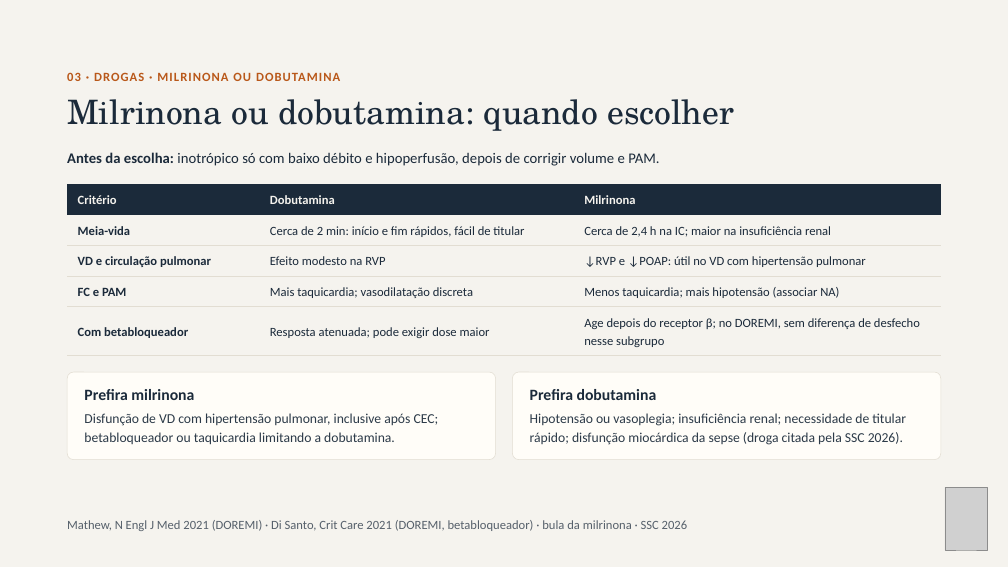
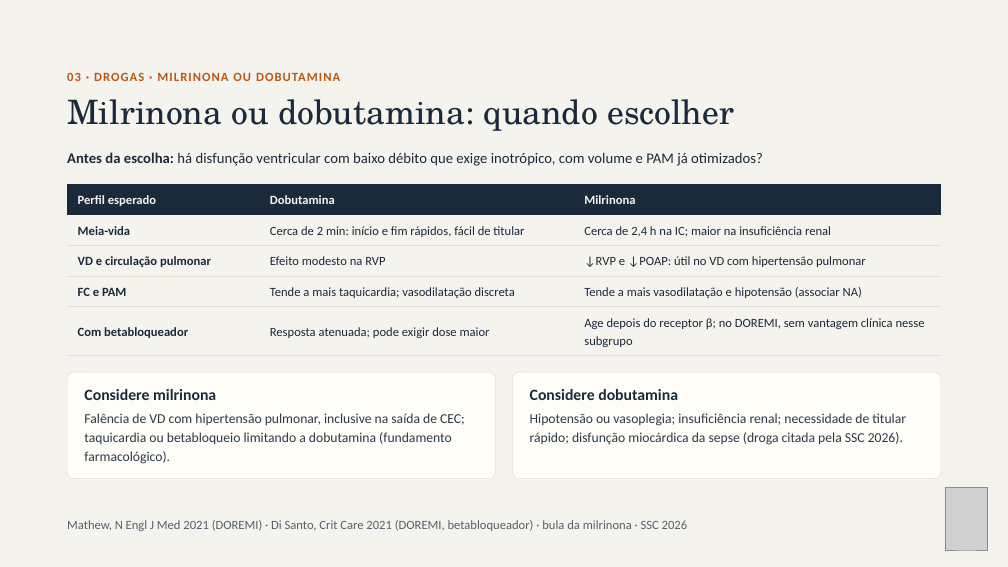
Before and after one commit to brunomoraesdubois-bit/Bruno, a slide deck: slide 12 of apresentacao/Aminas_Vasoativas.pptx (slide 10 before the commit). Drawn at 1008x567 pixels with LibreOffice and Linux fonts; fonts in the diff are those of the drawing; grey boxes stand for pictures. Boxes give left, top, right and bottom in pixels: in the first picture for what was removed or moved away, otherwise in the second. Text is boxed around its words. In the diff, an @@ line names an element or a change of style, - is before the commit and + after.

```diff
--- a/apresentacao/Aminas_Vasoativas.pptx
+++ b/apresentacao/Aminas_Vasoativas.pptx
@@ text at [67,152,763,166]: text changed @@
-Antes da escolha: inotrópico só com baixo débito e hipoperfusão, depois de corrigir volume e PAM.
+Antes da escolha: há disfunção ventricular com baixo débito que exige inotrópico, com volume e PAM já otimizados?
@@ table at [67,185,941,351] @@
-row 1, column 1: Critério
+row 1, column 1: Perfil esperado
-row 4, column 2: Mais taquicardia; vasodilatação discreta
+row 4, column 2: Tende a mais taquicardia; vasodilatação discreta
-row 4, column 3: Menos taquicardia; mais hipotensão (associar NA)
+row 4, column 3: Tende a mais vasodilatação e hipotensão (associar NA)
-row 5, column 3: Age depois do receptor β; no DOREMI, sem diferença de desfecho nesse subgrupo
+row 5, column 3: Age depois do receptor β; no DOREMI, sem vantagem clínica nesse subgrupo
@@ rounded rectangle: place and size @@
-rounded rectangle at [67,372,496,460]
+rounded rectangle at [67,372,496,479]
@@ rounded rectangle at [67,372,496,479]: proportions changed @@
@@ text at [84,389,216,400]: text changed @@
-Prefira milrinona
+Considere milrinona
@@ rounded rectangle at [513,372,941,479]: proportions changed @@
@@ rounded rectangle: place and size @@
-rounded rectangle at [513,372,941,460]
+rounded rectangle at [513,372,941,479]
@@ text at [530,389,678,400]: text changed @@
-Prefira dobutamina
+Considere dobutamina
@@ text at [84,413,465,464]: text changed @@
-Disfunção de VD com hipertensão pulmonar, inclusive após CEC; betabloqueador ou taquicardia limitando a dobutamina.
+Falência de VD com hipertensão pulmonar, inclusive na saída de CEC; taquicardia ou betabloqueio limitando a dobutamina (fundamento farmacológico).
```
Also in this commit, not shown: 28 other slides changed, 4 slides added, 37 other files.
